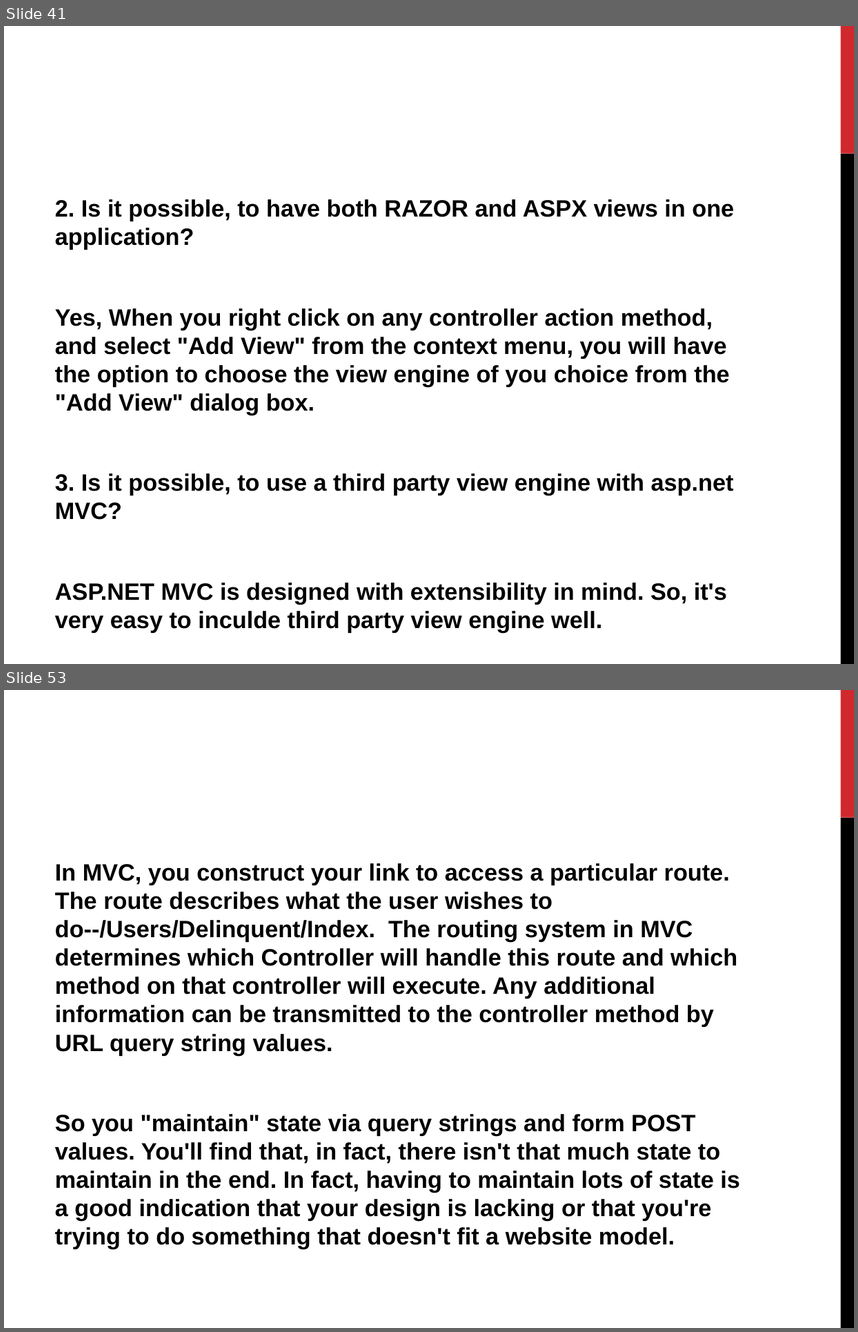
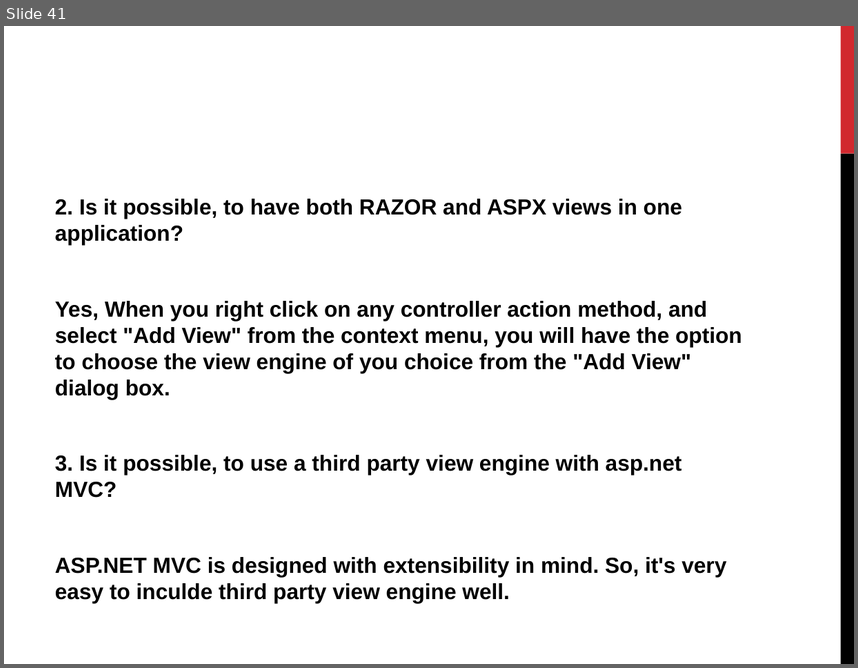
Before and after one commit to yyogesh/ASP.NET-MVC-Notes, a slide deck: ASP.NET_MVC_DAY1.pptx. Shown one above the other, each under a label of ours: slides 41 and 53 before the commit, slide 41 after it; the slides between them are not shown. The pictures are 858x1332 and 858x668 pixels, drawn with LibreOffice and Linux fonts; fonts in the diff are those of the drawing. Boxes give left, top, right and bottom in pixels: in the first picture for what was removed or moved away, otherwise in the second. Text is boxed around its words. In the diff, an @@ line names an element or a change of style, - is before the commit and + after.

Commit message:
Day 1 ASP.Net MVC

```diff
--- a/ASP.NET_MVC_DAY1.pptx
+++ b/ASP.NET_MVC_DAY1.pptx
@@ slide 53 removed at (4,690,854,1328), background #FFFFFF; not listed: 2 template elements that a slide beside it also shows @@
@@ text removed at (55,863,740,1249) @@
-In MVC, you construct your link to access a particular route. The route describes what the user wishes to do--/Users/Delinquent/Index. The routing system in MVC determines which Controller will handle this route and which method on that controller will execute. Any additional information can be transmitted to the controller method by URL query string values.
-So you "maintain" state via query strings and form POST values. You'll find that, in fact, there isn't that much state to maintain in the end. In fact, having to maintain lots of state is a good indication that your design is lacking or that you're trying to do something that doesn't fit a website model.
@@ slide 41 changed as well @@
@@ text "2. Is it possible, to ..." at (55,198,742,602): size 20 to 18.5 pt @@
```
Also in this commit, not shown: 2 other slides changed, 11 other slides removed.
